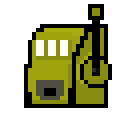
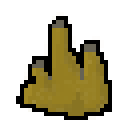
Revision of a layered 128×128 image; what changed, layer by layer:
hid "slot machine" over [24,4,112,108]
added layer "bug mound" above "burrow" over [16,12,112,120]
